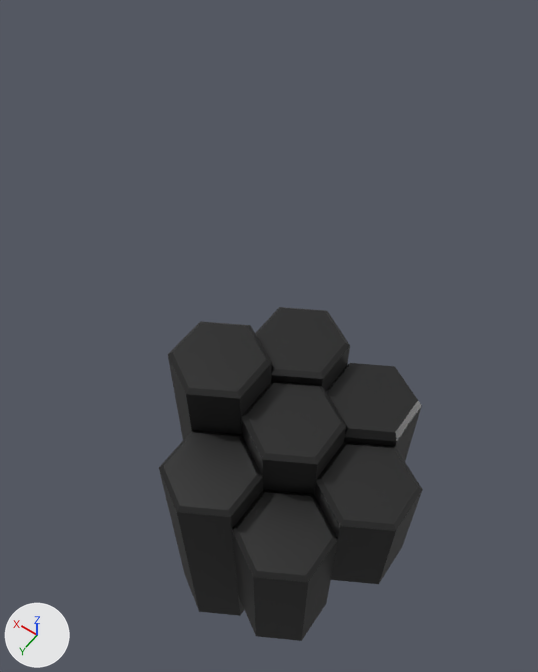
What one commit did to the Blender file Blender/Muspelheim/ColumnasDe_Basalto_3.blend.
Camera for both pictures: a 50 mm camera at (-5.68, 6.32, 14.98) aimed at (-0.7, -0.65, 4.02). The lights are fixed; the arrows at lower left show +X, +Y and +Z. The picture after the commit comes second.

Objects in the first picture: 'Cilindro.001', 'Cilindro.002', 'Cilindro.003', 'Cilindro.004', 'Cilindro.005', 'Cilindro.006', 'Cilindro.007'.
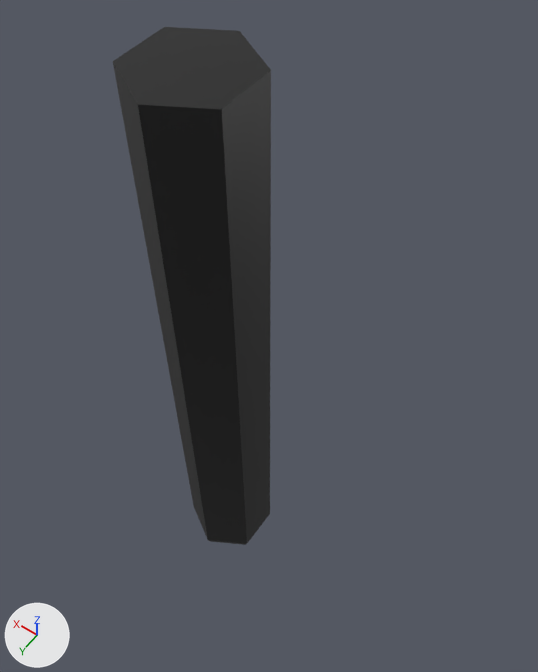
The change, as a diff of the scene's bpy script:
```diff
--- a/Blender/Muspelheim/ColumnasDe_Basalto_3.blend.py
+++ b/Blender/Muspelheim/ColumnasDe_Basalto_3.blend.py
@@ ob_cilindro_004 @@
-ob_cilindro_004 = bpy.data.objects.new('Cilindro.004', me_cilindro_004)
-ob_cilindro_004.location = (-2.6, -1.5, 0.56)
-ob_cilindro_004.scale = (1.0, 1.0, 2.05)
@@ ob_cilindro_001 @@
-ob_cilindro_001 = bpy.data.objects.new('Cilindro.001', me_cilindro_007)
-ob_cilindro_001.location = (-2.6, -1.5, 1.78)
@@ ob_cilindro_002 @@
 ob_cilindro_002 = bpy.data.objects.new('Cilindro.002', me_cilindro_008)
-ob_cilindro_002.location = (-2.6, -1.5, 1.62)
+ob_cilindro_002.location = (-1.73, 0.04, 1.62)
+ob_cilindro_002.scale = (1.0, 1.0, -3.28)
@@ ob_cilindro_003 @@
-ob_cilindro_003 = bpy.data.objects.new('Cilindro.003', me_cilindro_009)
-ob_cilindro_003.location = (-2.6, -1.5, 0.19)
@@ ob_cilindro_005 @@
-ob_cilindro_005 = bpy.data.objects.new('Cilindro.005', me_cilindro_010)
-ob_cilindro_005.location = (-2.6, -1.5, 1.57)
@@ ob_cilindro_006 @@
-ob_cilindro_006 = bpy.data.objects.new('Cilindro.006', me_cilindro_011)
-ob_cilindro_006.location = (-2.6, -1.5, -0.19)
@@ ob_cilindro_007 @@
-ob_cilindro_007 = bpy.data.objects.new('Cilindro.007', me_cilindro_012)
-ob_cilindro_007.location = (-2.6, -1.5, 0.74)
```

Location of each change, [x1, y1, x2, y2] in pixels of the pictures (538 x 672 px):
'Cilindro.002', moved, rescaled
    before: [255, 307, 350, 391]
    after: [113, 27, 271, 545]
'Cilindro.006', deleted (black)
    before: [232, 490, 338, 641]
'Cilindro.003', deleted (black)
    before: [159, 431, 263, 616]
'Cilindro.007', deleted (black)
    before: [314, 442, 423, 584]
'Cilindro.001', deleted (black)
    before: [168, 322, 272, 440]
'Cilindro.005', deleted (black)
    before: [241, 382, 346, 495]
'Cilindro.004', deleted (black)
    before: [326, 363, 422, 461]
